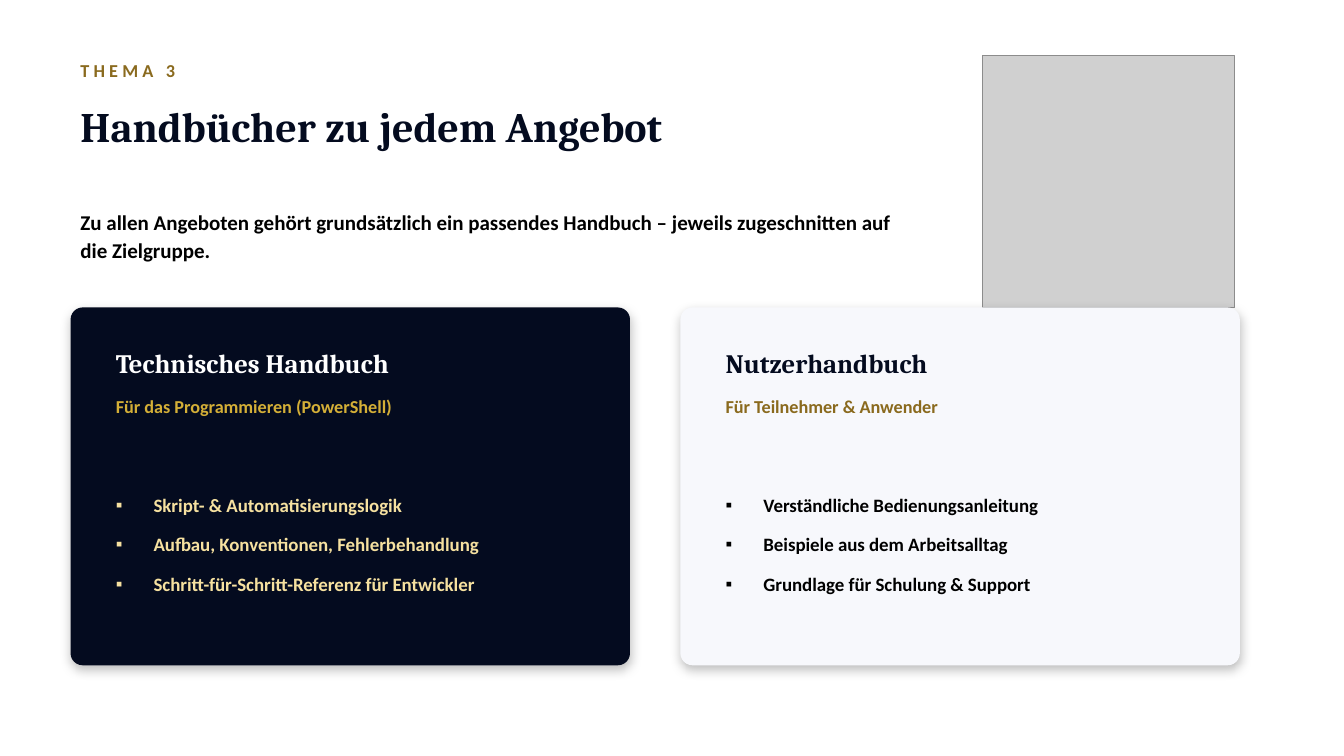
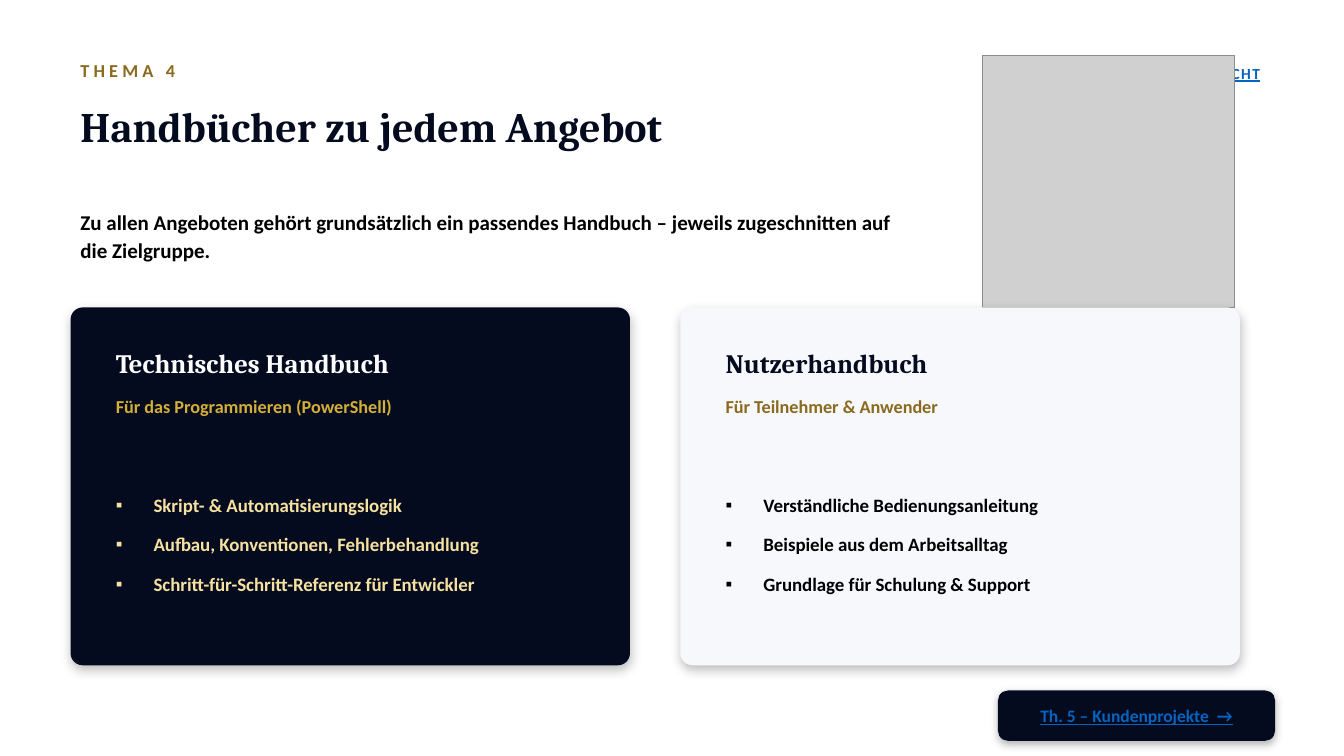
Before and after one commit to ThanosXXL/Thanos, a slide deck: slide 6 of praesentationen/Praesentation_Roadmap_2026.pptx (slide 5 before the commit). Drawn at 1344x756 pixels with LibreOffice and Linux fonts; fonts in the diff are those of the drawing; grey boxes stand for pictures; background and template pictures are left out. Boxes give left, top, right and bottom in pixels: in the first picture for what was removed or moved away, otherwise in the second. Text is boxed around its words. In the diff, an @@ line names an element or a change of style, - is before the commit and + after.

```diff
--- a/praesentationen/Praesentation_Roadmap_2026.pptx
+++ b/praesentationen/Praesentation_Roadmap_2026.pptx
@@ text at [80,65,175,77]: text changed @@
-THEMA 3
+THEMA 4
@@ text added at [1177,66,1260,84], 11 pt, text #0563C1, bold, underline @@
+← ÜBERSICHT
@@ rounded rectangle added at [998,691,1275,741], fill #040B1F @@
@@ text added at [1040,709,1209,725], 12.5 pt, text #0563C1, bold, underline @@
+Th. 5 – Kundenprojekte →
```
Also in this commit, not shown: 6 other slides changed, 1 slide added, 1 other file.
